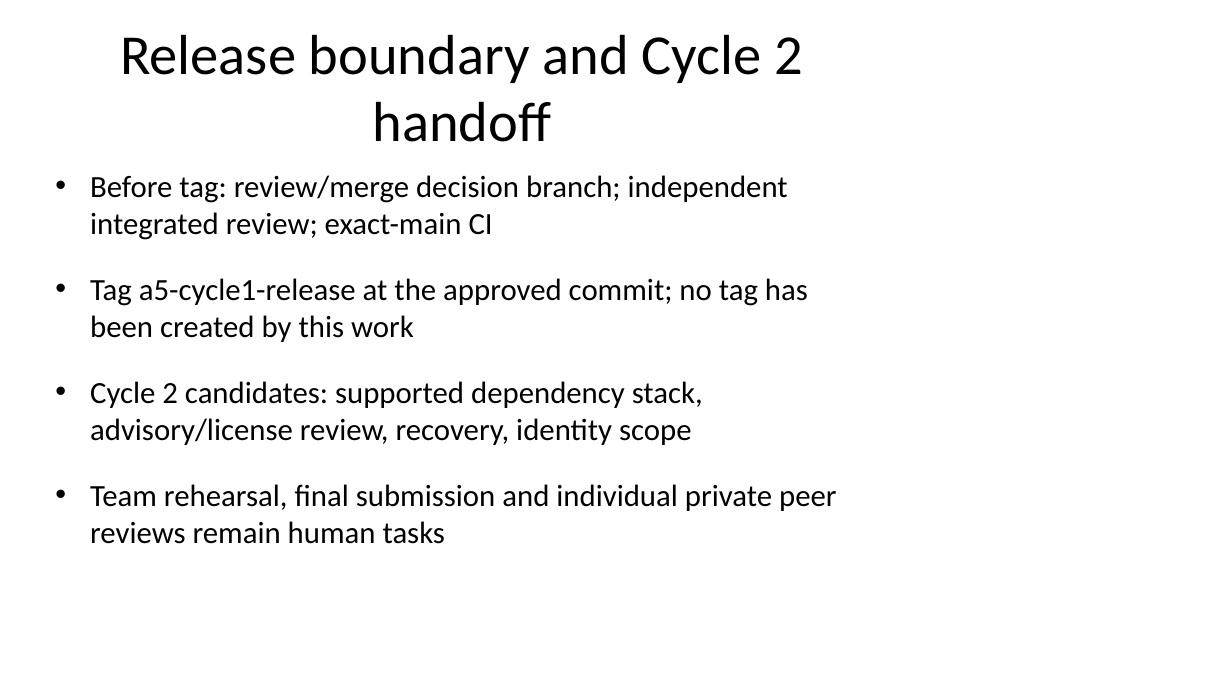
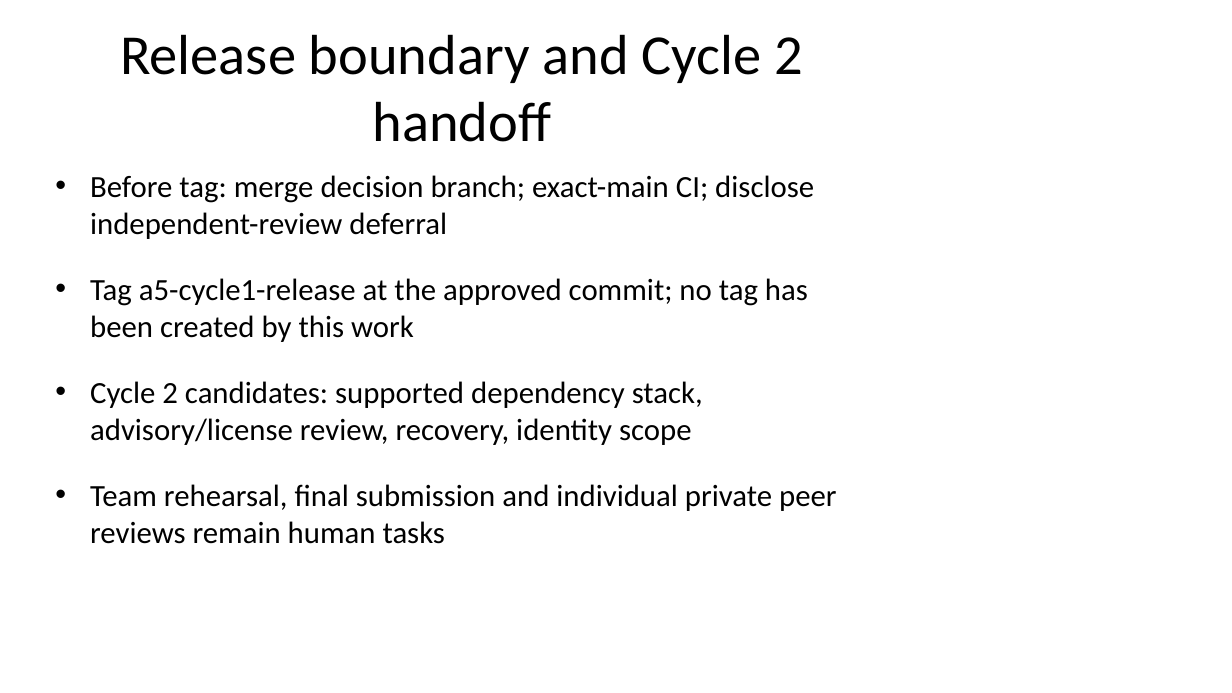
Before and after one commit to victordodan/-comp330-f26-team-02, a slide deck: slide 6 of docs/release/CampusConnect-A5-Release-Presentation.pptx. Drawn at 1232x693 pixels with LibreOffice and Linux fonts; fonts in the diff are those of the drawing. Boxes give left, top, right and bottom in pixels: in the first picture for what was removed or moved away, otherwise in the second. Text is boxed around its words. In the diff, an @@ line names an element or a change of style, - is before the commit and + after.

Commit message:
docs(a5): finalize conditional release with explicit review exception

```diff
--- a/docs/release/CampusConnect-A5-Release-Presentation.pptx
+++ b/docs/release/CampusConnect-A5-Release-Presentation.pptx
@@ text at (90,175,814,239): text changed @@
-• Before tag: review/merge decision branch; independent integrated review; exact-main CI
+• Before tag: merge decision branch; exact-main CI; disclose independent-review deferral
```
Also in this commit, not shown: 1 other slide changed, 13 other files.
